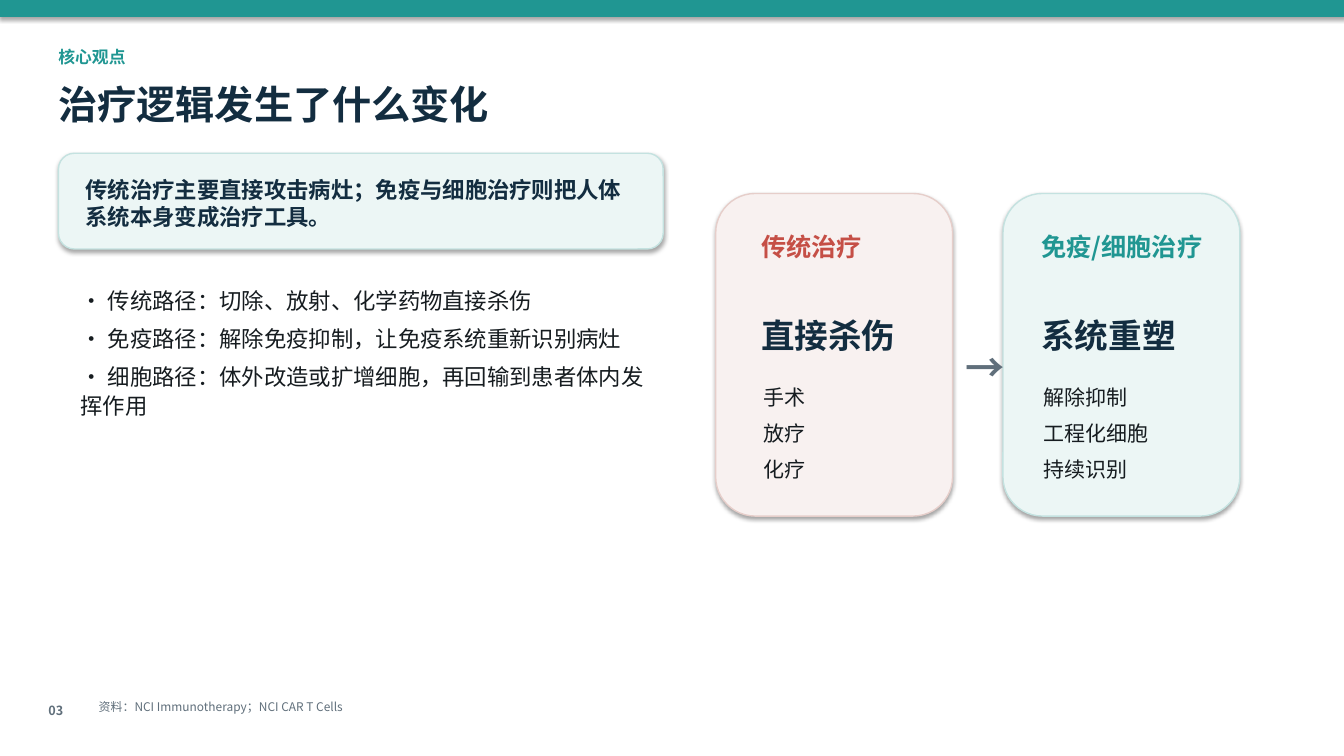
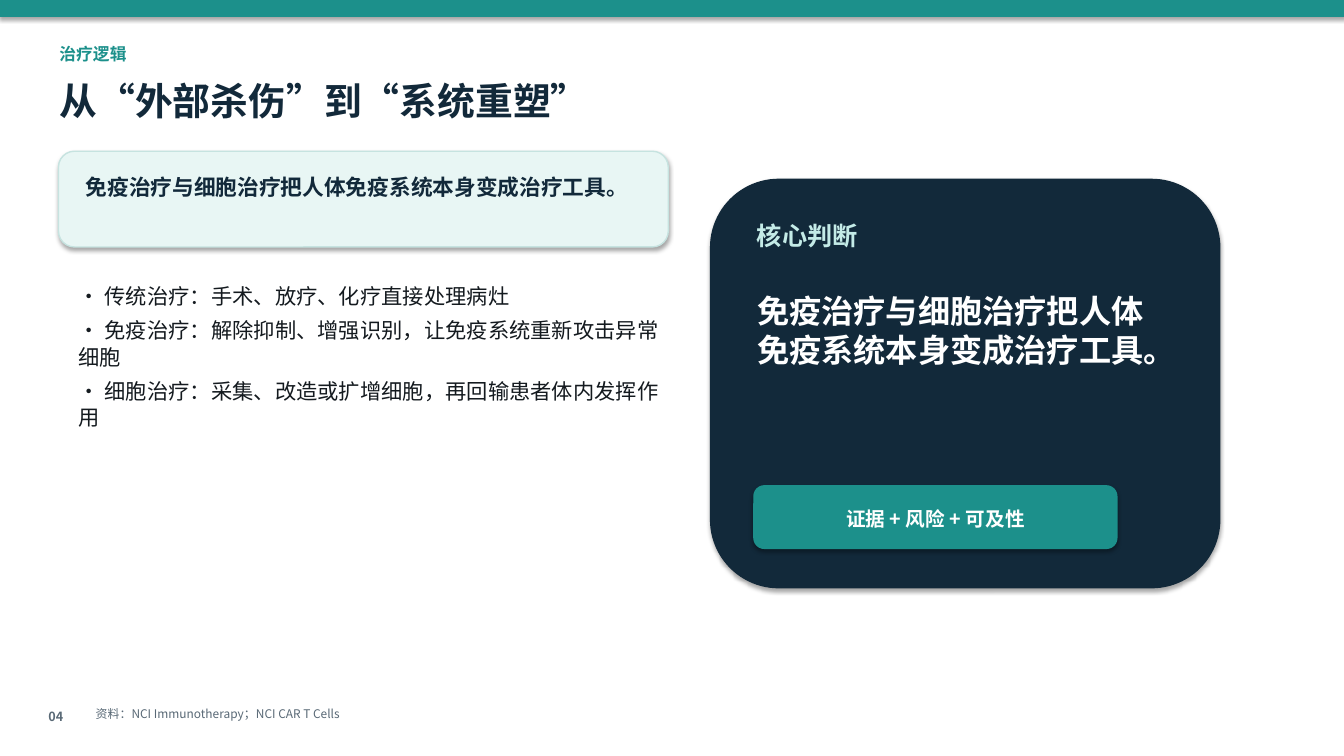
Before and after one commit to zdjc445/26Spring, a slide deck: slide 4 of 细胞治疗与免疫治疗/疾病的细胞治疗与免疫治疗.pptx (slide 3 before the commit). Drawn at 1344x756 pixels with LibreOffice and Linux fonts; fonts in the diff are those of the drawing. Boxes give left, top, right and bottom in pixels: in the first picture for what was removed or moved away, otherwise in the second. Text is boxed around its words. In the diff, an @@ line names an element or a change of style, - is before the commit and + after.

Commit message:
完善细胞治疗与免疫治疗汇报材料

```diff
--- a/细胞治疗与免疫治疗/疾病的细胞治疗与免疫治疗.pptx
+++ b/细胞治疗与免疫治疗/疾病的细胞治疗与免疫治疗.pptx
@@ text at [59,46,126,62]: text changed; text colour #209692 to #1C908B @@
-核心观点
+治疗逻辑
@@ text at [59,82,588,119]: text changed; size 28 to 27 pt; text colour #132D40 to #12293A @@
-治疗逻辑发生了什么变化
+从“外部杀伤”到“系统重塑”
@@ rounded rectangle: place and size @@
-rounded rectangle at [58,153,663,249]
+rounded rectangle at [58,151,668,247]
@@ rounded rectangle at [58,151,668,247]: fill #ECF6F5 to #E8F6F4; outline #C4E2E0 1 pt to #C6E3E0 1 pt @@
@@ text at [86,176,628,197]: text changed; size 16 to 15.5 pt; text colour #132D40 to #12293A @@
-传统治疗主要直接攻击病灶；免疫与细胞治疗则把人体系统本身变成治疗工具。
+免疫治疗与细胞治疗把人体免疫系统本身变成治疗工具。
@@ rounded rectangle: place and size @@
-rounded rectangle at [716,194,953,516]
+rounded rectangle at [711,179,1220,588]
@@ rounded rectangle at [711,179,1220,588]: fill #F8F1F0 to #12293A; outline #E6CECA 1 pt to #12293A 1 pt @@
@@ rounded rectangle removed at [1003,194,1240,516] @@
@@ text added at [757,223,858,248], 18 pt, text #C4EBE7, bold @@
+核心判断
@@ text removed at [1041,234,1202,261] @@
-免疫/细胞治疗
@@ text at [79,286,659,427]: text changed; size 16 to 15.2 pt; text colour #161C20 to #141A1F @@
-· 传统路径：切除、放射、化学药物直接杀伤
-· 免疫路径：解除免疫抑制，让免疫系统重新识别病灶
-· 细胞路径：体外改造或扩增细胞，再回输到患者体内发挥作用
+• 传统治疗：手术、放疗、化疗直接处理病灶
+• 免疫治疗：解除抑制、增强识别，让免疫系统重新攻击异常细胞
+• 细胞治疗：采集、改造或扩增细胞，再回输患者体内发挥作用
@@ text at [757,295,1176,365]: text changed; size 18 to 23 pt; text colour #C54F46 to #FFFFFF @@
-传统治疗
+免疫治疗与细胞治疗把人体免疫系统本身变成治疗工具。
@@ text removed at [761,319,895,351] @@
-直接杀伤
@@ text removed at [1041,319,1175,351] @@
-系统重塑
@@ text removed at [960,342,1010,382] @@
-→
@@ text removed at [763,387,805,479] @@
-手术
-放疗
-化疗
@@ text removed at [1043,387,1148,479] @@
-解除抑制
-工程化细胞
-持续识别
@@ rounded rectangle added at [754,486,1117,548], fill #1C908B, outline #1C908B 1 pt @@
@@ text added at [846,509,1025,528], 14 pt, text #FFFFFF, bold @@
+证据 + 风险 + 可及性
@@ text removed at [48,705,63,715] @@
-03
@@ text added at [48,711,63,721], 9 pt, text #596976, bold @@
+04
@@ text "资料：NCI Immunotherapy；NCI CAR T Cells": place and size @@
-text "资料：NCI Immunotherapy；NCI CAR T Cells" at [99,701,343,714]
+text "资料：NCI Immunotherapy；NCI CAR T Cells" at [96,708,340,721]
@@ text "资料：NCI Immunotherapy；NCI CAR T Cells" at [96,708,340,721]: text colour #606F7B to #596976 @@
```
Also in this commit, not shown: 5 other slides changed, 11 slides added, 7 slides removed, 14 other files.
